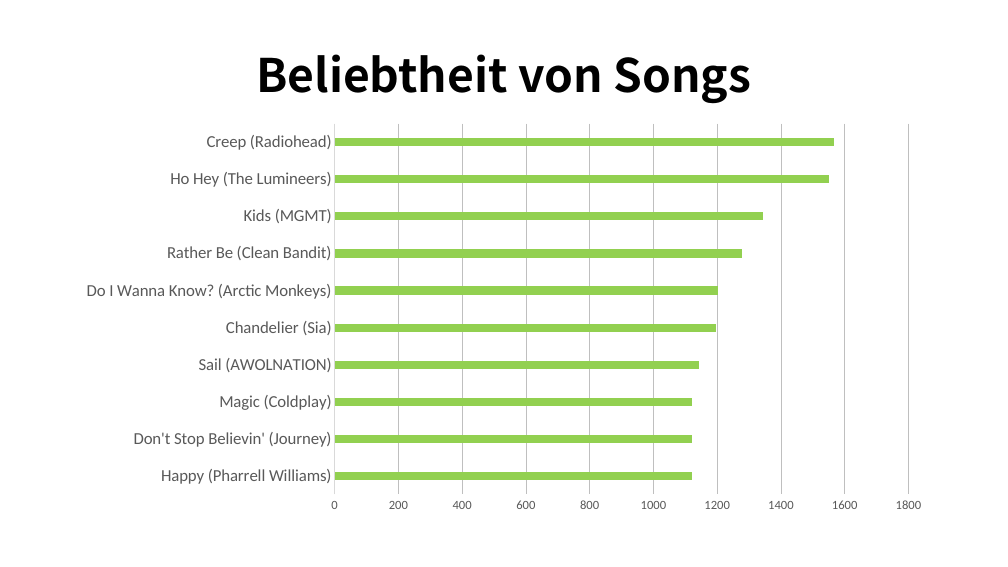
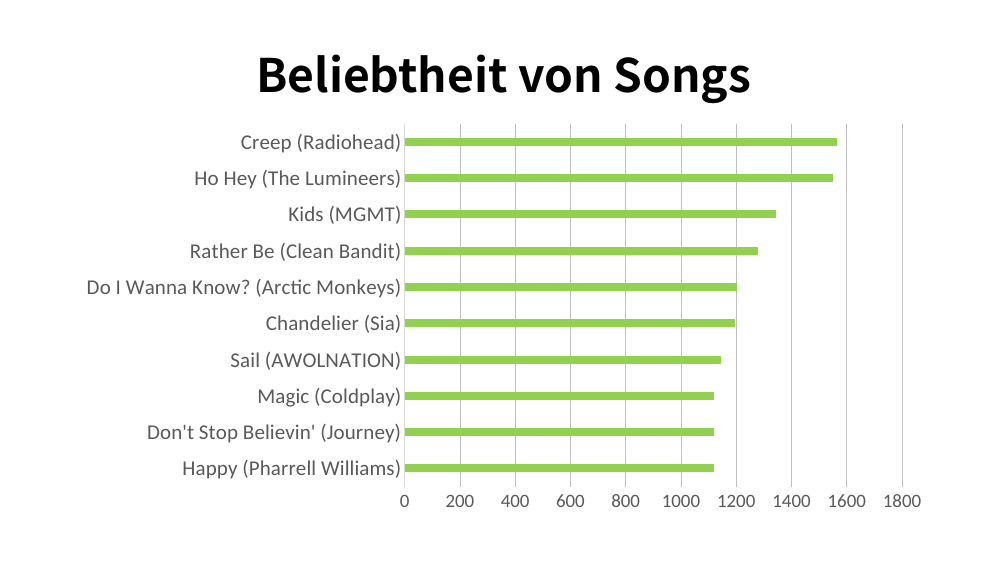
Before and after one commit to eric-kaufmann/spotify_analysis, a slide deck: slide 12 of spotify_analysis.pptx (slide 15 before the commit). Drawn at 1008x567 pixels with LibreOffice and Linux fonts; fonts in the diff are those of the drawing. Boxes give left, top, right and bottom in pixels: in the first picture for what was removed or moved away, otherwise in the second. Text is boxed around its words. In the diff, an @@ line names an element or a change of style, - is before the commit and + after.

```diff
--- a/spotify_analysis.pptx
+++ b/spotify_analysis.pptx
@@ bar chart at [70,116,939,521] @@
@@ category axis changed @@
@@ value axis changed @@
```
Also in this commit, not shown: 8 other slides changed, 4 slides removed.
